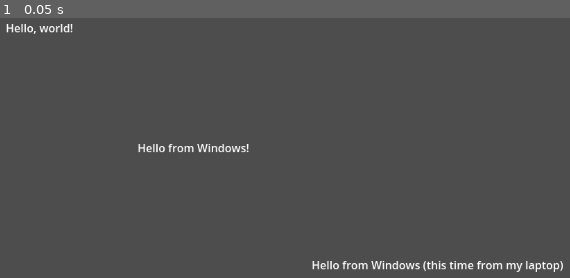
Above: before the commit, frame 1.
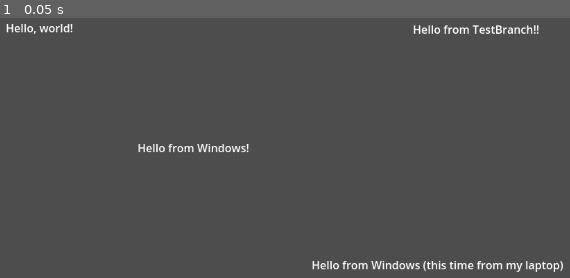
Above: after the commit, the same moment.

Repository: clars002/seedling
Game: Godot game, scene res://title.tscn
Same seed, same stepped clock (60 frames per second), same inputs: the game is played once before the commit and once after it. The project has no main scene, so this scene is started directly.
Inputs:
- Up to frame 1 (0.05 s): no input

The runs differ from the first frame. In frame 1, 0.4% of the frame differs, in the area x 72-95%, y 2-7%.

Commit message:
testing working from a branch

Diff:
--- a/title.tscn
+++ b/title.tscn
@@ -22,3 +22,10 @@
 offset_right = 994.0
 offset_bottom = 538.0
 text = "Hello from Windows (this time from my laptop)"
+
+[node name="Label4" type="Label" parent="."]
+offset_left = 777.0
+offset_top = 175.0
+offset_right = 960.0
+offset_bottom = 198.0
+text = "Hello from TestBranch!!"
